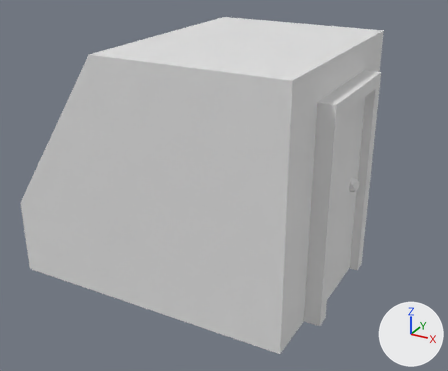
One commit to the Blender file Assets/Models/Door.blend: the scene before it, then after it.
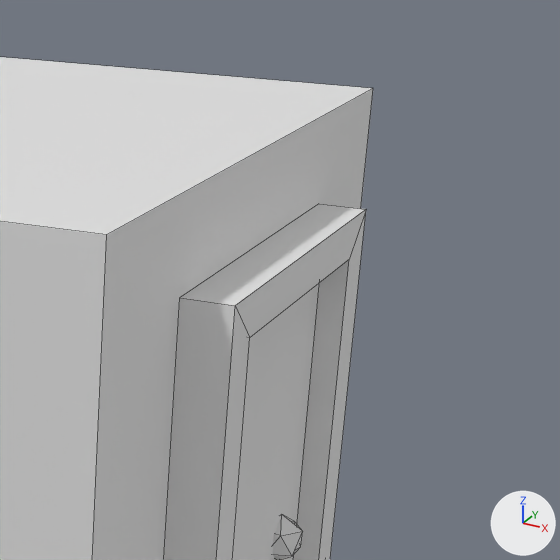
Old and new are each drawn whole from a 50 mm camera at (2.63, -5.1, 3.39) aimed at (-0.1, -0.13, 0.91) and again close up on the part from 57% to 100% of the width and 0% to 52% of the height. Arrows for +X, +Y and +Z are at lower right; the lights stay in place. The close-ups show mesh edges as thin lines.

The first close-up shows 'Door', 'Entrance'.
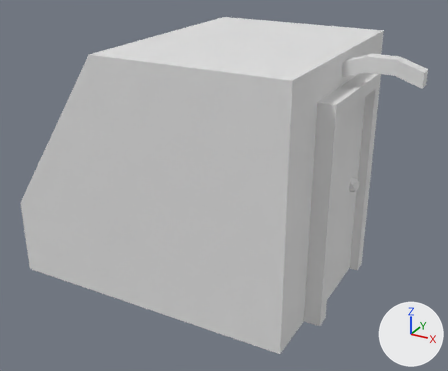
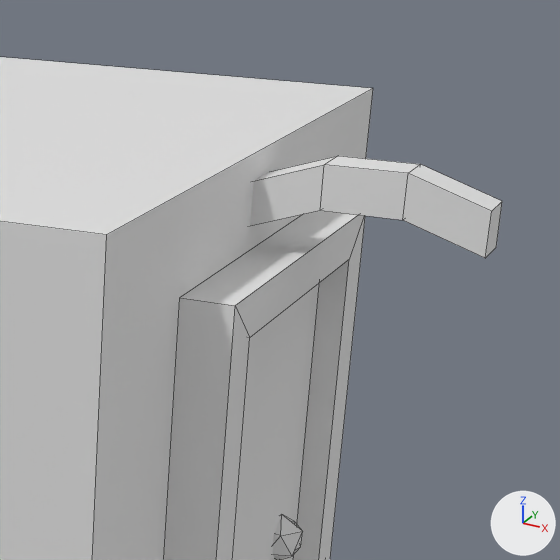
Edits to the bpy script that builds the scene:
```text
Change me_cube_001:
    used by ob_entrance; location = (0.0, 0.0, 0.0)
    remove me_cube_001.from_pydata(...)  # 14 vertices, 12 faces; spans x -1.86..1.0, y -1.15..1.15, z -0.02..2.33
    add me_cube_001.from_pydata(...)  # 30 vertices, 26 faces; spans x -1.86..1.67, y -1.15..1.15, z -0.02..2.33
    me_cube_001 part 1: a new loose piece of 16 vertices spanning x 0.97..1.67, y -0.07..0.07, z 2.11..2.32
```

Boxes (x1, y1, x2, y2) around the edits, measured in the close-ups (560 x 560 px):
'Entrance', reshaped: before (0, 57, 373, 560); after (0, 57, 502, 560)
part 1 of me_cube_001, added: after (250, 156, 502, 258)
